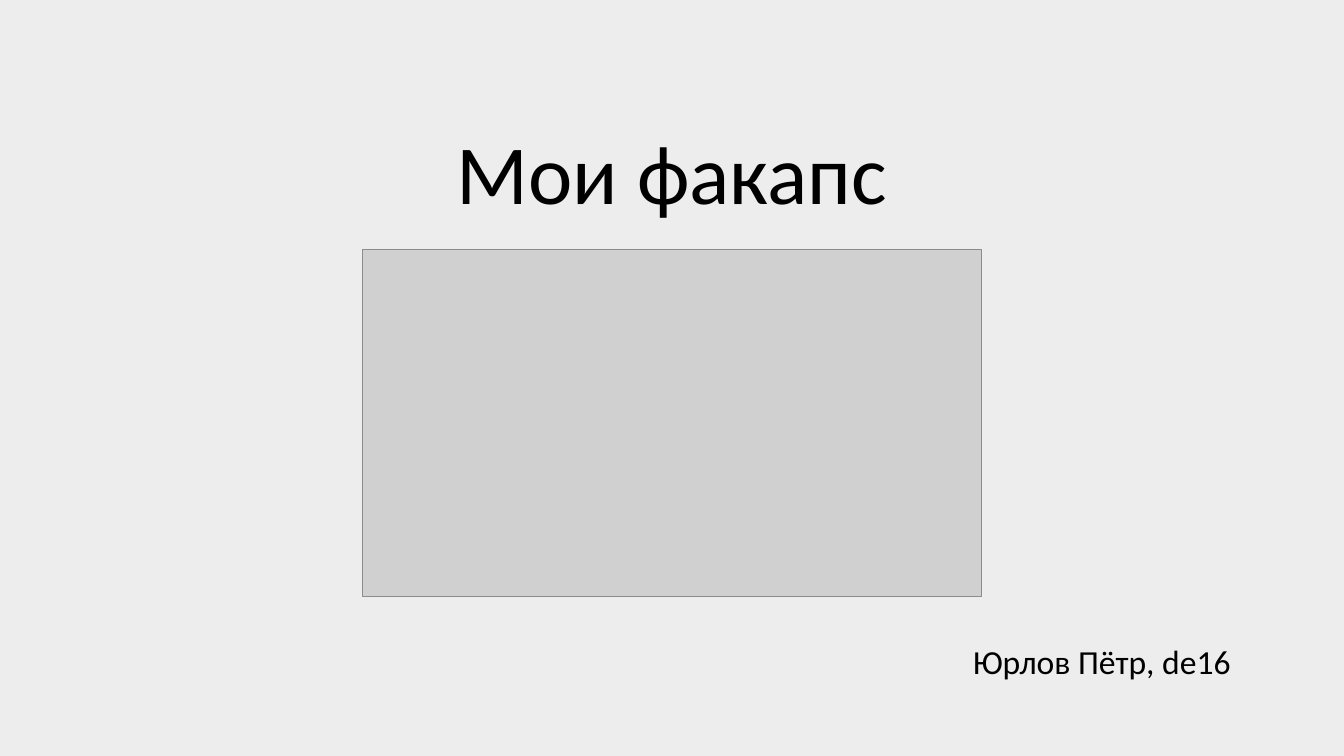
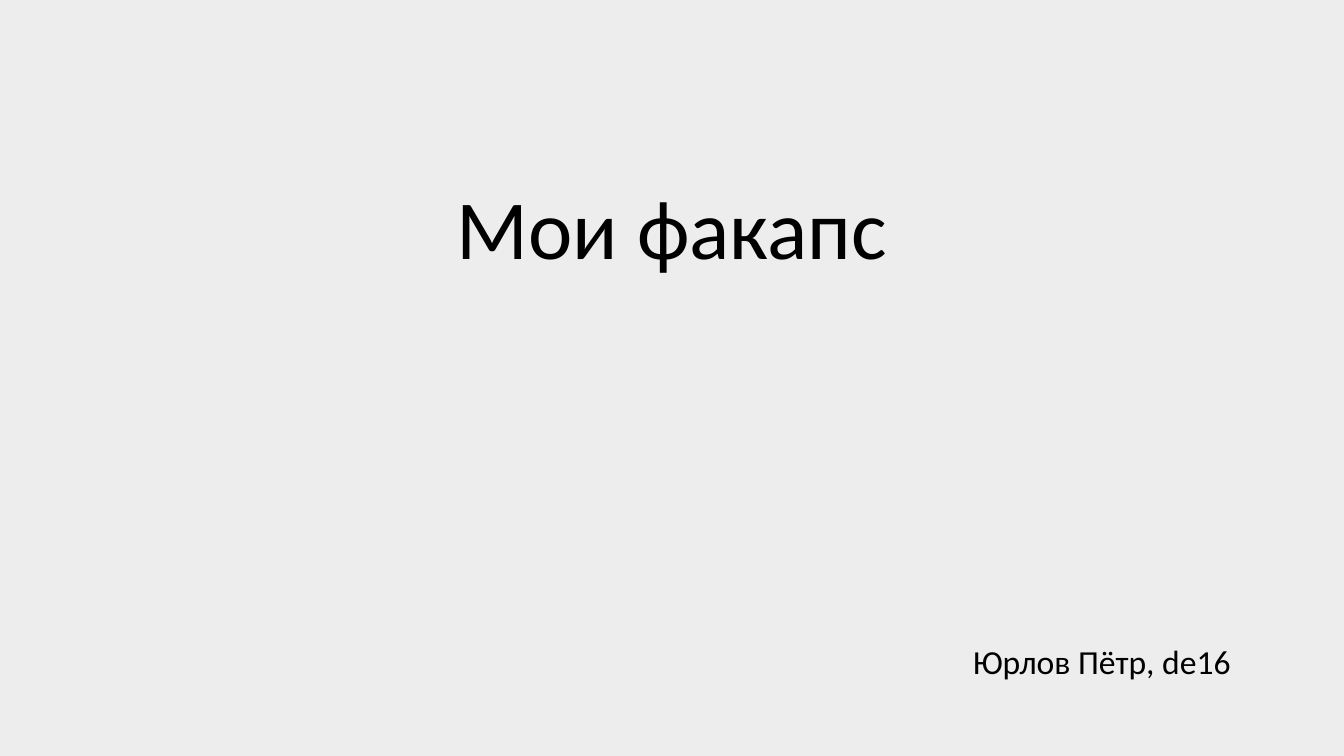
Before and after one commit to petr192/lab08, a slide deck: slide 1 of Мои_факапс_юрлов.pptx. Drawn at 1344x756 pixels with LibreOffice and Linux fonts; fonts in the diff are those of the drawing; grey boxes stand for pictures. Boxes give left, top, right and bottom in pixels: in the first picture for what was removed or moved away, otherwise in the second. Text is boxed around its words. In the diff, an @@ line names an element or a change of style, - is before the commit and + after.

```diff
--- a/Мои_факапс_юрлов.pptx
+++ b/Мои_факапс_юрлов.pptx
@@ title "Мои факапс": place and size @@
-title "Мои факапс" at (457,147,887,218)
+title "Мои факапс" at (457,202,887,273)
@@ picture removed at (362,249,982,597) @@
```
Also in this commit, not shown: 5 other slides changed, 1 slide added, 1 other file.
